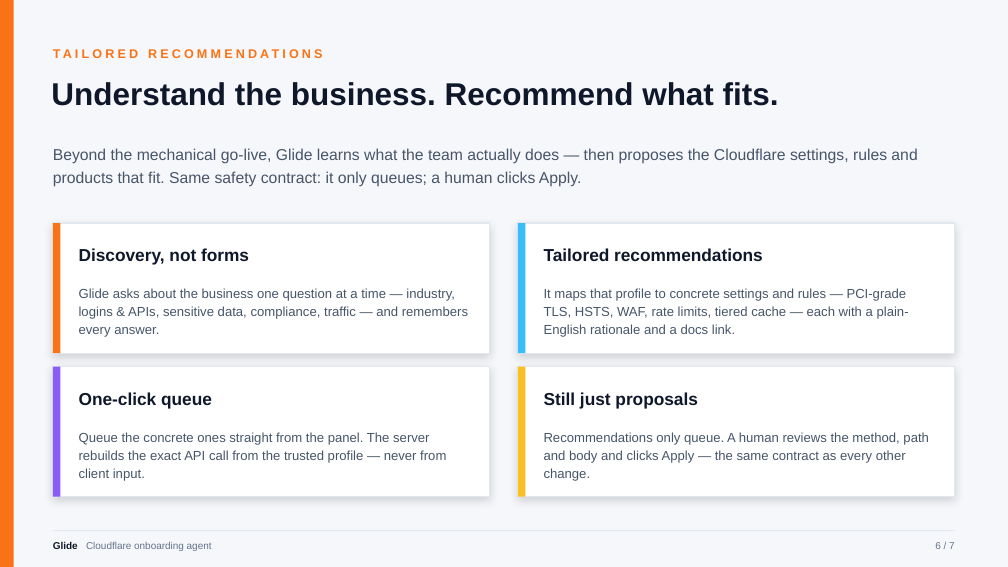
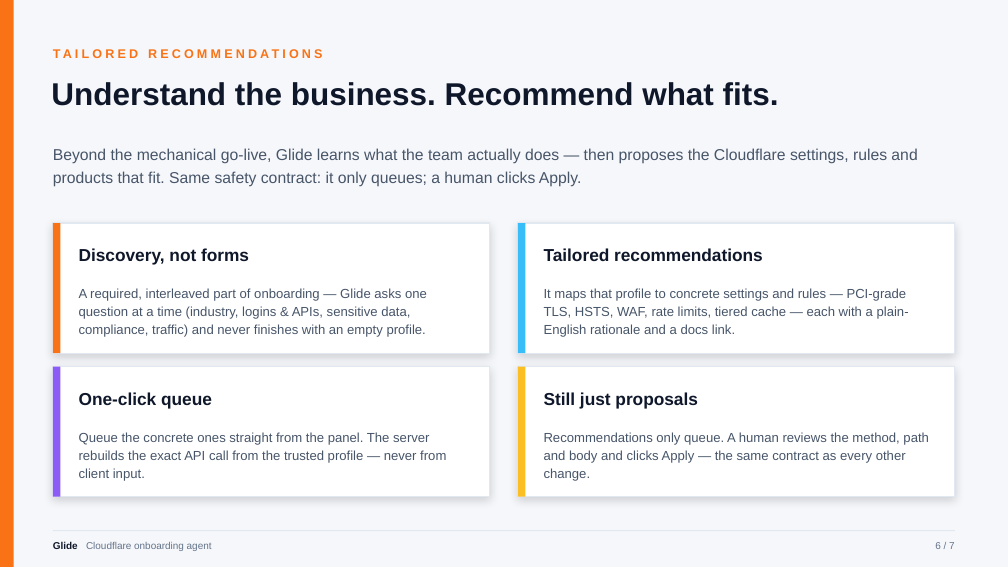
Before and after one commit to pottaarun/Glide, a slide deck: slide 6 of Glide.pptx. Drawn at 1008x567 pixels with LibreOffice and Linux fonts; fonts in the diff are those of the drawing. Boxes give left, top, right and bottom in pixels: in the first picture for what was removed or moved away, otherwise in the second. Text is boxed around its words. In the diff, an @@ line names an element or a change of style, - is before the commit and + after.

Commit message:
feat: room naming, owner-gated delete + all-rooms admin, business-nature onboarding
Three features:
- Onboarding now asks the nature-of-the-business questions as a required,
  interleaved step (system-prompt step 7 + BUSINESS PROFILE STILL EMPTY nudge,
  shared hasBusinessProfileSignal guard) so it never finishes with an empty profile.
- Any member can set a display-only room name (setRoomName, GlideState.roomName,
  normalizeRoomName, MAX_ROOM_NAME_CHARS); header input, admin tag, invite emails.
- Owner-gated room deletion (destroyRoom: live identity + owner role + 'DELETE THIS
  ROOM' phrase) plus an employee-only all-rooms admin view (GET /api/rooms) backed
  by a fixed __registry__ Durable Object (glide_room_registry). Registry is a
  convenience index, not an auth boundary; roomDestroyed guard prevents resurrect.

Tests: new tests/workers/room-registry.test.ts (12 cases) — registry RPC, /api/rooms
auth, destroyRoom over WS, setRoomName. Full suite green (node 154, workers 99).

Docs: README, docs/{architecture,tools,security,onboarding-and-migration,setup,README}
updated; corrected stale snapshot/undo claims in Glide.pptx and added the new features.
GLIDE_FIX_PROGRESS follow-up 14 added.

```diff
--- a/Glide.pptx
+++ b/Glide.pptx
@@ text at box(79, 288, 427, 337): text changed @@
-Glide asks about the business one question at a time — industry, logins & APIs, sensitive data, compliance, traffic — and remembers every answer.
+A required, interleaved part of onboarding — Glide asks one question at a time (industry, logins & APIs, sensitive data, compliance, traffic) and never finishes with an empty profile.
```
Also in this commit, not shown: 2 other slides changed, 15 other files.
